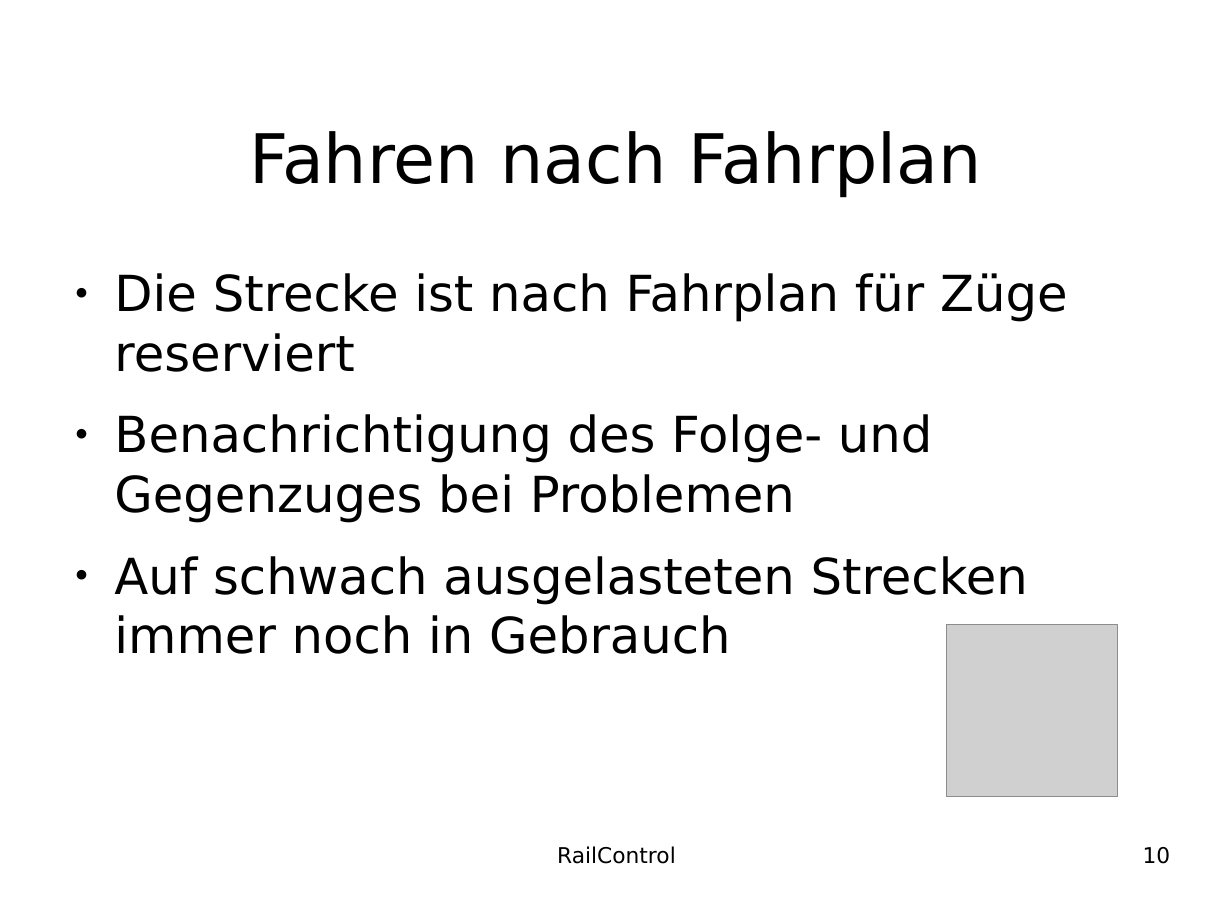
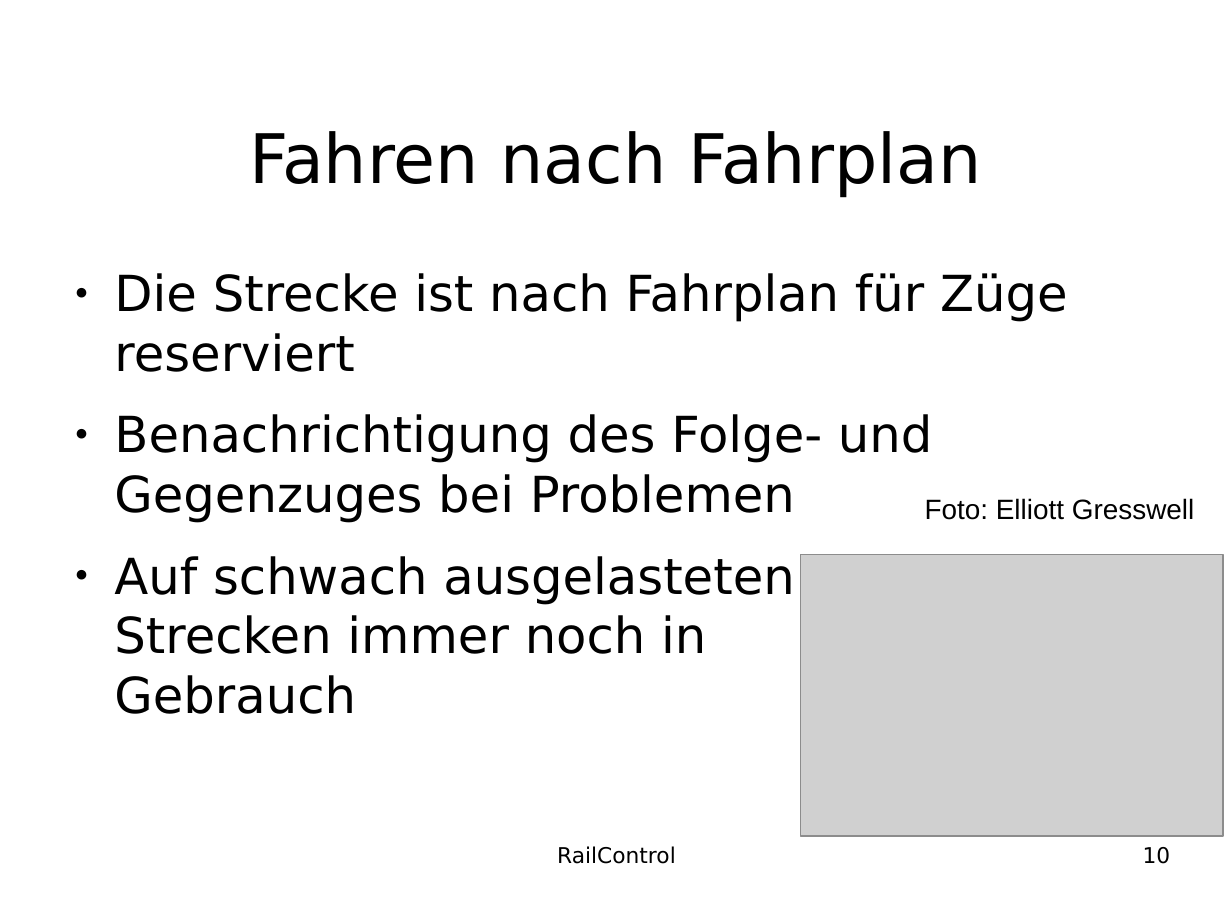
Before and after one commit to teddych/railcontrol, a slide deck: slide 10 of MAS/MAS_Thesis.odp. Drawn at 1232x924 pixels with LibreOffice and Linux fonts; fonts in the diff are those of the drawing; grey boxes stand for pictures; background and template pictures are left out. Boxes give left, top, right and bottom in pixels: in the first picture for what was removed or moved away, otherwise in the second. Text is boxed around its words. In the diff, an @@ line names an element or a change of style, - is before the commit and + after.

```diff
--- a/MAS/MAS_Thesis.odp
+++ b/MAS/MAS_Thesis.odp
@@ text "Die Strecke ist nach Fahrplan ..." rewrapped from <box>114,273,1068,654</box> to <box>114,273,1068,714</box> @@
@@ text added at <box>925,498,1195,520</box>, 18 pt, text #000000 @@
+Foto: Elliott Gresswell
@@ picture: place and size @@
-picture at <box>947,625,1118,796</box>
+picture at <box>800,555,1223,836</box>
```
Also in this commit, not shown: 3 other slides changed.
